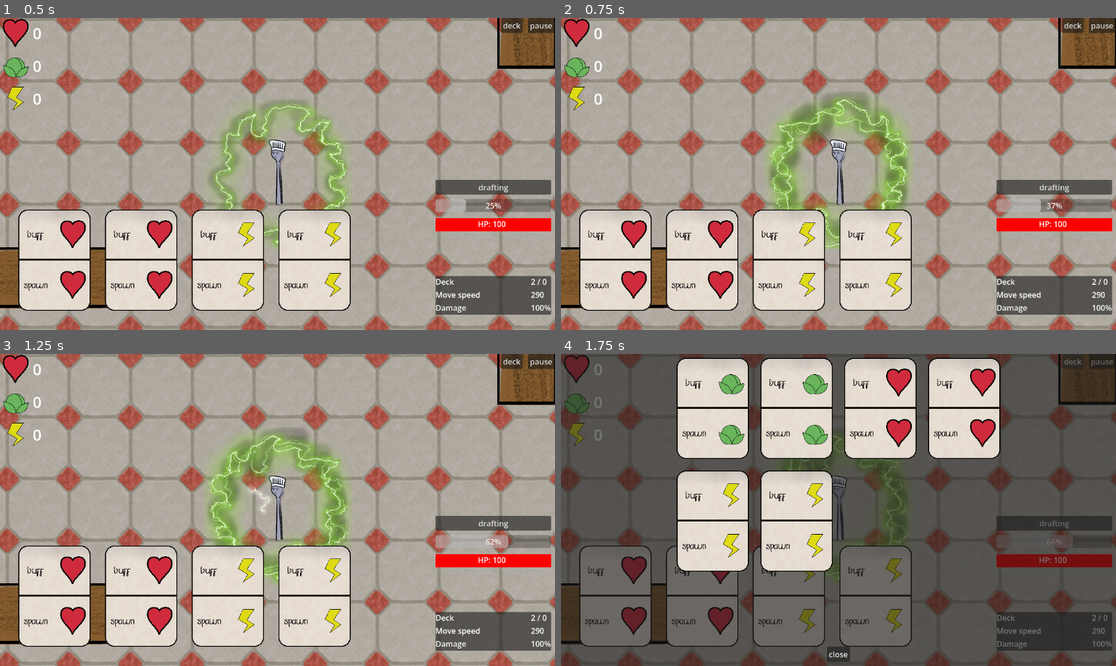
Above: before the commit, frames 1-4 (two rows, left to right).
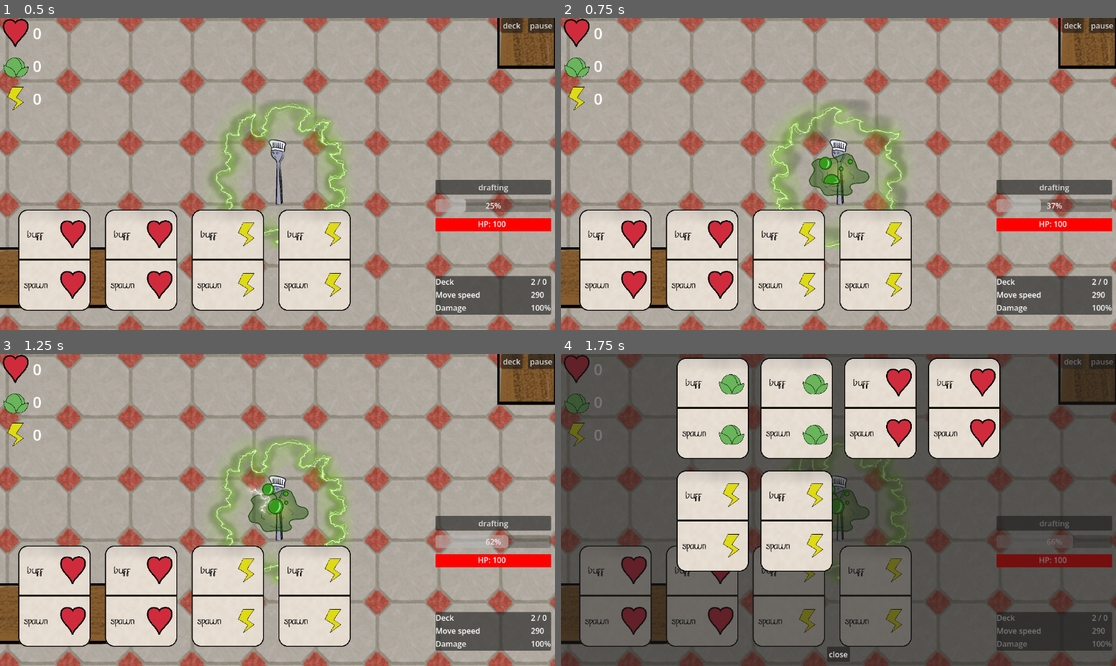
Above: after the commit, the same moments.

Repository: Lobbsterwaffles/Brocci
Game: Godot game, scene res://rootly.tscn
Two runs of this game, one before a commit and one after it. Both use one fixed random seed, a clock stepped at 60 frames per second and the inputs below.
Inputs (mouse positions are in pixels of both pictures, inside the frame that each line leads up to):
- Up to frame 1 (0.5 s): no input
- Up to frame 2 (0.75 s): click (616, 261) at 0.52 s
- Up to frame 3 (1.25 s): no input
- Up to frame 4 (1.75 s): click "deck" at 1.25 s

Frame 1 is identical in both runs. In frame 2, 4.1% of the frame differs, in the area x 37-63%, y 23-72%; in frame 3, 4.2%; in frame 4, 0.7%.

Commit message:
oldopoison

Diff:
--- a/poison.tscn
+++ b/poison.tscn
@@ -1,28 +1,24 @@
 [gd_scene format=3 uid="uid://cym8s6o0g2gg3"]
 
 [ext_resource type="Script" path="res://poison.gd" id="1_710si"]
-[ext_resource type="Texture2D" uid="uid://lgtjj6cjakjc" path="res://Sprites/Effects/sourpatch0.png" id="2_s7g7s"]
-[ext_resource type="Texture2D" uid="uid://binb76kwlqkrr" path="res://Sprites/Effects/sourpatch1.png" id="3_txvim"]
-[ext_resource type="Texture2D" uid="uid://qx35gfjw2ihf" path="res://Sprites/Effects/sourpatch2.png" id="4_k83p6"]
-[ext_resource type="Texture2D" uid="uid://0d2250lq5da4" path="res://Sprites/Effects/sourpatch3.png" id="5_k16lq"]
+[ext_resource type="Texture2D" uid="uid://b4buejodpdlu7" path="res://Sprites/Effects/poison0.png" id="2_pjqmx"]
+[ext_resource type="Texture2D" uid="uid://dqs4aubn60qhw" path="res://Sprites/Effects/poison1.png" id="3_s7g7s"]
+[ext_resource type="Texture2D" uid="uid://cld2gm043uqu" path="res://Sprites/Effects/poison2.png" id="4_txvim"]
 
 [sub_resource type="CircleShape2D" id="CircleShape2D_rtl8c"]
-radius = 208.1538
+radius = 64.0
 
 [sub_resource type="SpriteFrames" id="SpriteFrames_k83p6"]
 animations = [{
 "frames": [{
-"duration": 1.0,
-"texture": ExtResource("2_s7g7s")
+"duration": 2.0,
+"texture": ExtResource("2_pjqmx")
 }, {
-"duration": 1.0,
-"texture": ExtResource("3_txvim")
+"duration": 2.0,
+"texture": ExtResource("3_s7g7s")
 }, {
-"duration": 1.0,
-"texture": ExtResource("4_k83p6")
-}, {
-"duration": 1.0,
-"texture": ExtResource("5_k16lq")
+"duration": 2.0,
+"texture": ExtResource("4_txvim")
 }],
 "loop": true,
 "name": &"default",
